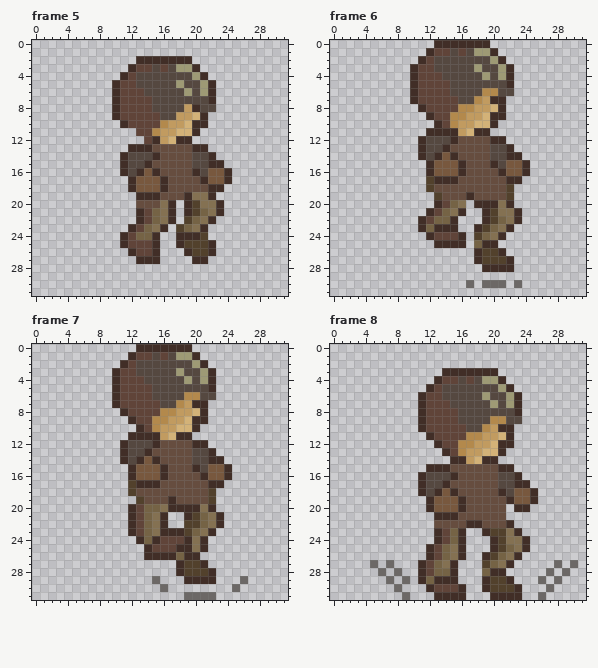
A pixel-art file gets an edit: Game Sprites/With new color/Sprite With Animation/Fixed/character - Jump - Without gun.aseprite. Above: the version before the commit.
32x32 pixels, 9 frames. Shown: frame 5, frame 6, frame 7, frame 8. The commit also changed other frames, which this record leaves out.
Now the later version:
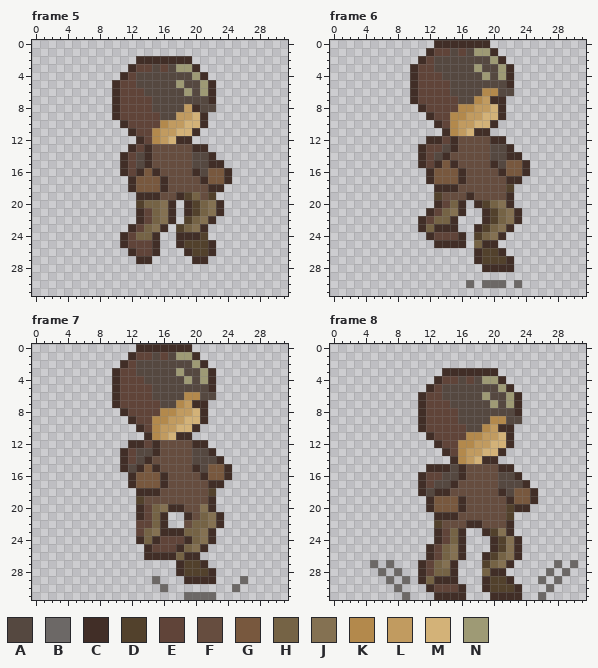
Palette (. is transparent): A #554840  B #6c6866  C #412e27  D #52412c  E #604439  F #664d3f  G #78583e  H #756345  J #847152  K #b3894c  L #c19b60  M #d3b278  N #9e9a75
The edit:
Changed rows in their new state; - is an unchanged pixel.
Frame 5:
first column x 12:
10 --------M--
11 C----------
12 -C-K-------
13 -E---------
14 E-CF-------
15 E----------
16 E----------
19 ------CDHFD
20 -DHH-----H-
first column x 15:
27 .
Frame 6:
first column x 11:
 9 ---------M--
11 -..-K-------
12 .CCE--------
13 -EEAC-------
14 -EACF-------
15 CEC-CF------
17 -CGGGC------
18 -.CCC-------
19 -----------C
20 -----C--DH--
21 ----------H-
Frame 7:
first column x 11:
 9 ---------M--
11 -..-K-------
12 .CCE--------
13 -E-AC-------
14 -EACF------A
15 CAC-CF------
17 -CGGGC------
18 -.CCC-------
19 ------F----C
20 -.CE----FF--
21 -.CEH----F--
22 -.-EH---FH--
23 -.------H---
24 ---------HJC
25 --------H---
Frame 8:
first column x 12:
12 ---------M---
14 ----K--------
15 ---AC--------
16 EE-AC--------
17 E-AC-------A-
18 --CF---------
20 ----------D--
21 ----------D--
22 -D-----------
23 ---------JC.-
24 -----------C.
25 ----------JC.
Pixel boxes of the changes (left, top, right, bottom) in both pictures:
changed: (128, 120, 216, 208)
erased: (152, 256, 160, 264)
changed: (418, 112, 514, 216)
changed: (120, 416, 216, 552)
changed: (498, 440, 530, 552)
changed: (426, 456, 466, 528)
